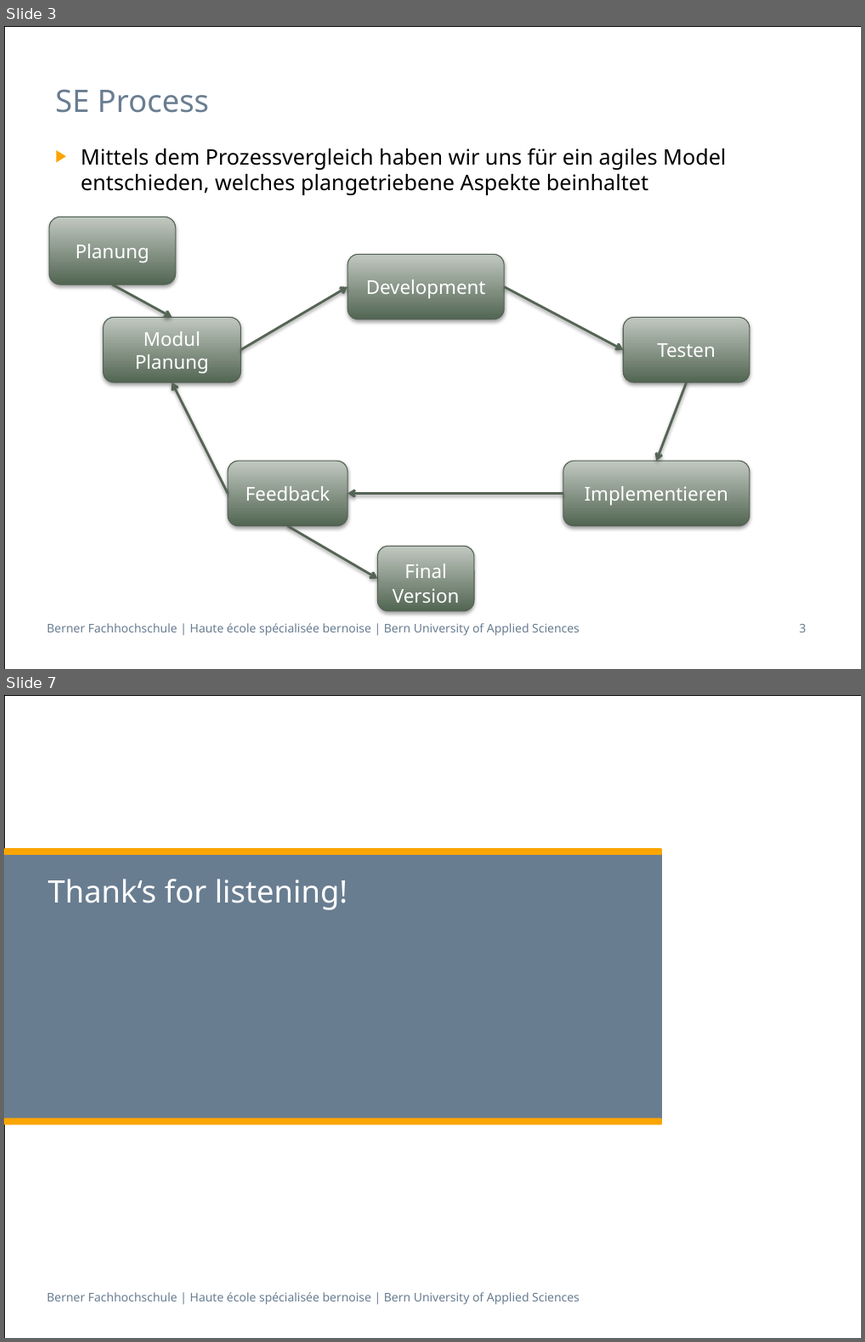
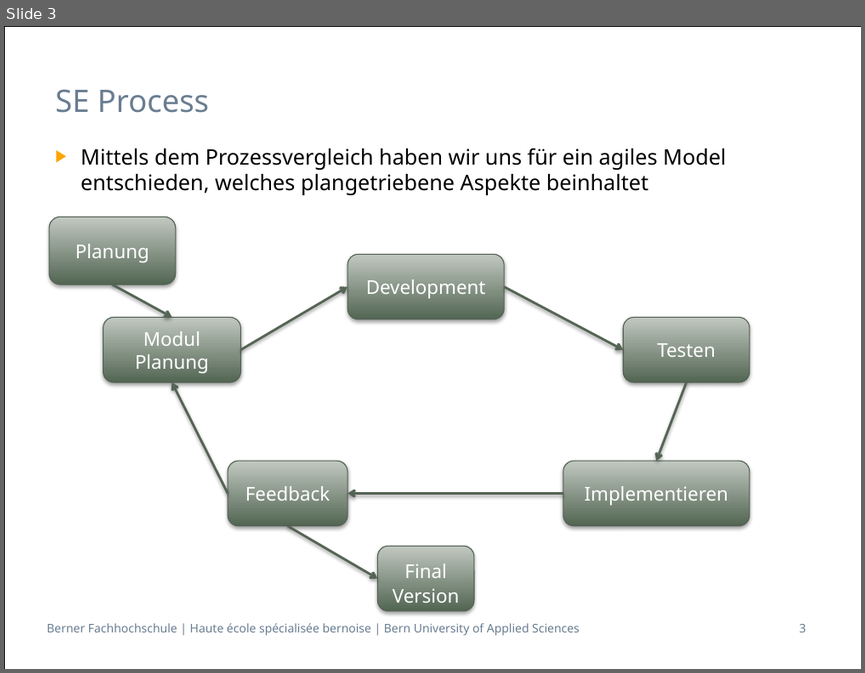
Before and after one commit to zyssm4/ch.bfh.btx8081.w2015.red, a slide deck: doc/Task02/Task02.pptx. Shown one above the other, each under a label of ours: slides 3 and 7 before the commit, slide 3 after it; the slides between them are not shown. The pictures are 865x1342 and 865x673 pixels, drawn with LibreOffice and Linux fonts; fonts in the diff are those of the drawing. Boxes give left, top, right and bottom in pixels: in the first picture for what was removed or moved away, otherwise in the second. Text is boxed around its words. In the diff, an @@ line names an element or a change of style, - is before the commit and + after.

```diff
--- a/doc/Task02/Task02.pptx
+++ b/doc/Task02/Task02.pptx
@@ slide 7 removed at (x1=4, y1=695, x2=861, y2=1338), background #FFFFFF; not listed: 2 template elements that a slide beside it also shows @@
@@ rounded rectangle removed at (x1=4, y1=851, x2=662, y2=1121) @@
@@ rounded rectangle removed at (x1=4, y1=848, x2=662, y2=855) @@
@@ title removed at (x1=48, y1=879, x2=347, y2=910) @@
-Thank‘s for listening!
@@ rounded rectangle removed at (x1=4, y1=1118, x2=662, y2=1125) @@
```
Also in this commit, not shown: 1 slide changed, 1 slide added, 2 other slides removed, 1 other file.
